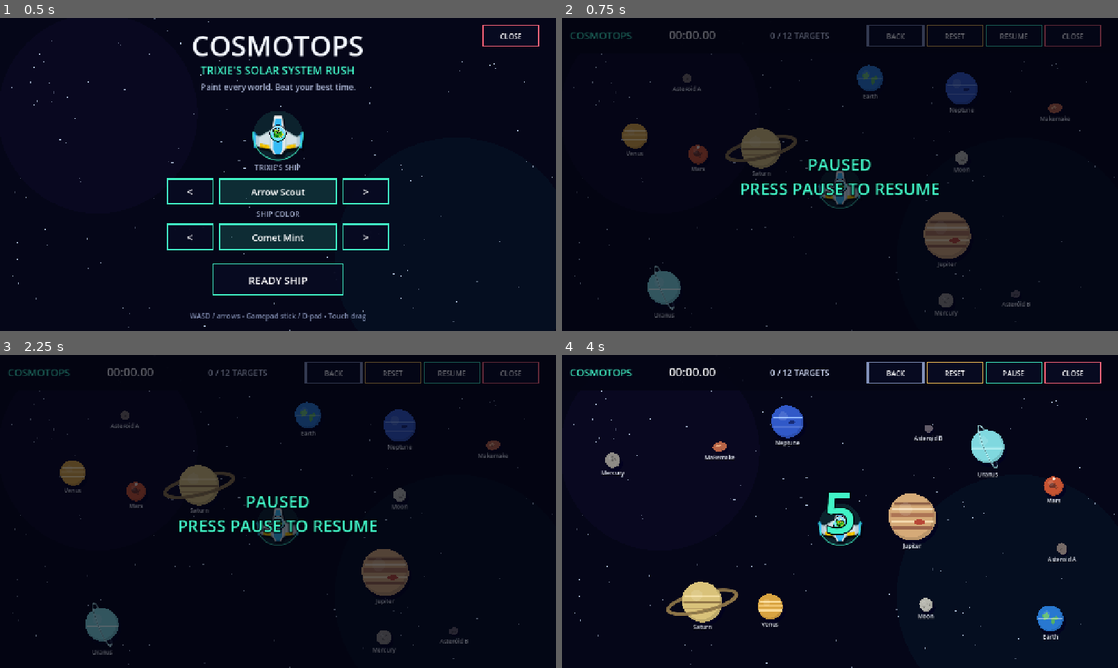
Above: before the commit, frames 1-4 (two rows, left to right).
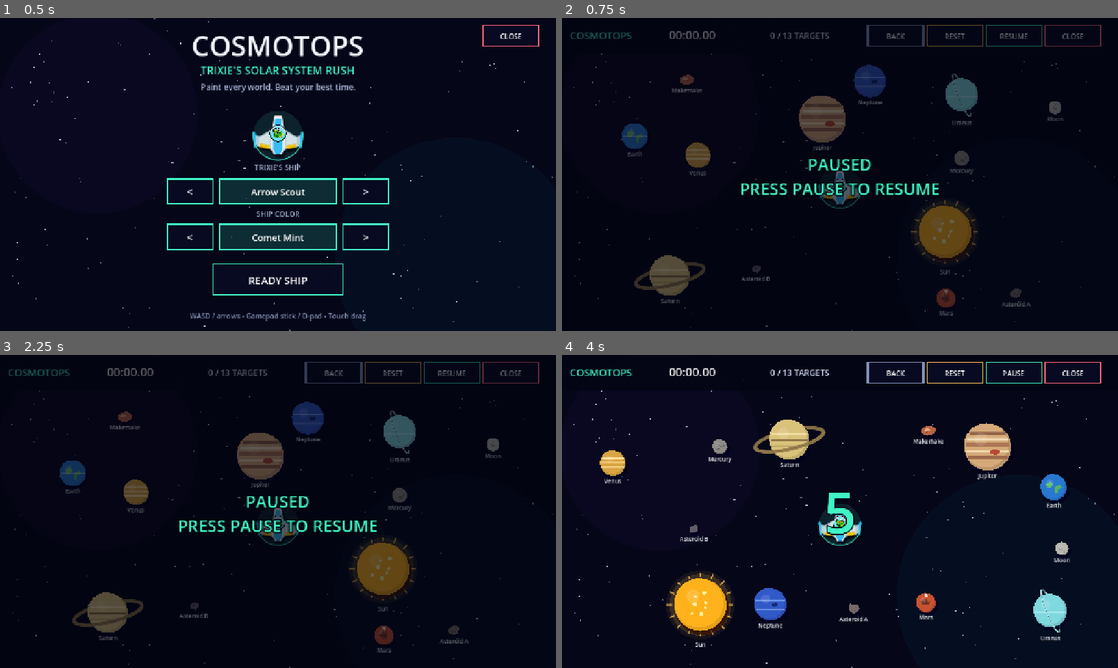
Above: after the commit, the same moments.

Repository: Ceratops-Code/Cosmotops
Game: Godot game, scene res://main.tscn
Same seed, same stepped clock (60 frames per second), same inputs: the game is played once before the commit and once after it.
Inputs (mouse positions are in pixels of both pictures, inside the frame that each line leads up to):
- Up to frame 1 (0.5 s): no input
- Up to frame 2 (0.75 s): tap Enter at 0.5 s; move the mouse to (962, 158) at 0.52 s; hold D from 0.53 s (still down); tap P at 0.6 s; click (962, 158) at 0.67 s
- Up to frame 3 (2.25 s): tap Space at 0.77, 1.25 s; release D at 1.25 s; drag from (166, 527) to (250, 574) at 1.27 s; tap Enter at 2, 2.1 s; move the mouse to (333, 442) at 2.02 s; hold D from 2.03 s (still down)
- Up to frame 4 (4 s): release D at 2.75 s; tap Space at 2.75, 3.77 s; drag from (812, 574) to (673, 464) at 2.77 s; tap Enter at 3.5 s; move the mouse to (1006, 558) at 3.52 s; hold A from 3.53 s (still down); tap R at 3.6 s

Frame 1 is identical in both runs. In frame 2, 6.5% of the frame differs, in the area x 10-92%, y 5-96%; in frame 3, 6.5%; in frame 4, 7.9%, in the area x 6-93%, y 4-94%.

Commit message:
Add Sun and finale shout

Diff:
--- a/scripts/main.gd
+++ b/scripts/main.gd
@@ -17,6 +17,8 @@
 const VIEW_SIZE := Vector2(1280.0, 720.0)
 const SHIP_BOUNDS := Rect2(35.0, 92.0, 1210.0, 590.0)
 const SHIP_START := Vector2(640.0, 390.0)
+const SHOUT_SAMPLE_RATE := 22050
+const SHOUT_DURATION := 1.15
 
 const BACK_BUTTON := Rect2(704.0, 16.0, 128.0, 50.0)
 const RESET_BUTTON := Rect2(840.0, 16.0, 128.0, 50.0)
@@ -72,10 +74,12 @@
 var overlay_shade: ColorRect
 var message_label: Label
 var countdown_label: Label
+var shout_stream: AudioStreamWAV
 
 
 func _ready() -> void:
 	font = ThemeDB.fallback_font
+	shout_stream = _make_shout_stream()
 	_make_stars()
 	_load_best_time()
 	_setup_overlay()
@@ -211,6 +215,7 @@
 func _body_specs() -> Array[Dictionary]:
 	# Radii deliberately compress the real scale while preserving the recognizable hierarchy.
 	return [
+		{"name": "Sun", "radius": 60.0, "style": "sun"},
 		{"name": "Jupiter", "radius": 54.0, "style": "jupiter"},
 		{"name": "Saturn", "radius": 46.0, "style": "saturn"},
 		{"name": "Uranus", "radius": 38.0, "style": "uranus"},
@@ -277,16 +282,18 @@
 			return positions
 	# This irregular layout is reachable only if every randomized packing attempt fails.
 	return [
-		Vector2(150.0, 190.0), Vector2(1010.0, 590.0), Vector2(1130.0, 230.0),
-		Vector2(210.0, 550.0), Vector2(930.0, 170.0), Vector2(390.0, 250.0),
-		Vector2(1120.0, 430.0), Vector2(500.0, 590.0), Vector2(760.0, 185.0),
-		Vector2(315.0, 465.0), Vector2(760.0, 585.0), Vector2(510.0, 145.0),
+		Vector2(150.0, 190.0), Vector2(1010.0, 590.0), Vector2(1110.0, 210.0),
+		Vector2(210.0, 550.0), Vector2(920.0, 180.0), Vector2(390.0, 250.0),
+		Vector2(1120.0, 430.0), Vector2(500.0, 590.0), Vector2(740.0, 180.0),
+		Vector2(320.0, 460.0), Vector2(780.0, 585.0), Vector2(520.0, 145.0),
+		Vector2(680.0, 420.0),
 	]
 
 
 func _layout_extent(spec: Dictionary) -> float:
 	var radius := float(spec["radius"])
 	match String(spec["style"]):
+		"sun": return radius * 1.22
 		"saturn": return radius * 1.75
 		"uranus": return radius * 1.38
 		"makemake": return radius * 1.30
@@ -387,6 +394,8 @@
 
 
 func _on_meteor_impact(planet: Node) -> void:
+	if finale_impacts == 0:
+		_play_shout()
 	if is_instance_valid(planet):
 		planet.explode()
 	finale_impacts += 1
@@ -630,6 +639,45 @@
 	player.play()
 
 
+func _make_shout_stream() -> AudioStreamWAV:
+	# Build a short vowel-like shout in memory so every platform hears the same finale cue.
+	var stream := AudioStreamWAV.new()
+	stream.format = AudioStreamWAV.FORMAT_16_BITS
+	stream.mix_rate = SHOUT_SAMPLE_RATE
+	stream.stereo = false
+	var sample_count := int(SHOUT_DURATION * float(SHOUT_SAMPLE_RATE))
+	var samples := PackedByteArray()
+	samples.resize(sample_count * 2)
+	var phase := 0.0
+	for index in range(sample_count):
+		var time := float(index) / float(SHOUT_SAMPLE_RATE)
+		var progress := time / SHOUT_DURATION
+		var attack := clampf(time / 0.055, 0.0, 1.0)
+		var release := clampf((SHOUT_DURATION - time) / 0.24, 0.0, 1.0)
+		var pitch := lerpf(174.0, 132.0, progress) + sin(time * TAU * 2.2) * 3.5
+		phase += TAU * pitch / float(SHOUT_SAMPLE_RATE)
+		var voice := sin(phase) * 0.58 + sin(phase * 2.0) * 0.20 + sin(phase * 3.0) * 0.10
+		var formants := sin(time * TAU * 720.0) * 0.075 + sin(time * TAU * 1120.0) * 0.045
+		var tremolo := 0.91 + sin(time * TAU * 5.2) * 0.09
+		var value := clampf((voice + formants) * attack * release * tremolo * 0.52, -1.0, 1.0)
+		var pcm := int(round(value * 32767.0))
+		samples[index * 2] = pcm & 0xff
+		samples[index * 2 + 1] = (pcm >> 8) & 0xff
+	stream.data = samples
+	return stream
+
+
+func _play_shout() -> void:
+	if shout_stream == null:
+		return
+	var player := AudioStreamPlayer.new()
+	player.stream = shout_stream
+	player.volume_db = -11.0
+	add_child(player)
+	player.finished.connect(player.queue_free)
+	player.play()
+
+
 func _format_time(value: float) -> String:
 	var minutes := int(floor(value / 60.0))
 	var seconds := fmod(value, 60.0)
--- a/scripts/planet.gd
+++ b/scripts/planet.gd
@@ -30,6 +30,9 @@
 	body_style = new_style
 	seed = new_seed
 	match body_style:
+		"sun":
+			base_color = Color("ffb21c")
+			accent_color = Color("fff2a1")
 		"mercury":
 			base_color = Color("8e8b86")
 			accent_color = Color("c8c1b8")
@@ -164,7 +167,9 @@
 	if ringed:
 		_draw_ring(color, false)
 
-	if body_style.begins_with("asteroid"):
+	if body_style == "sun":
+		_draw_sun(color)
+	elif body_style.begins_with("asteroid"):
 		_draw_asteroid(color)
 	elif body_style == "makemake":
 		_draw_makemake(color)
@@ -206,6 +211,25 @@
 	draw_circle(Vector2(-radius * 0.29, -radius * 0.34), radius * 0.28, Color(1.0, 1.0, 1.0, 0.12))
 
 
+func _draw_sun(color: Color) -> void:
+	var glow_color := color.lightened(0.24)
+	draw_circle(Vector2.ZERO, radius + 19.0, Color(glow_color, 0.07))
+	draw_circle(Vector2.ZERO, radius + 11.0, Color(glow_color, 0.15))
+	for index in range(16):
+		var angle := TAU * float(index) / 16.0 + pulse_time * 0.08
+		var ray_start := Vector2.from_angle(angle) * (radius + 5.0)
+		var ray_length := radius + 14.0 + sin(pulse_time * 2.4 + float(index)) * 3.0
+		draw_line(ray_start, Vector2.from_angle(angle) * ray_length, Color(glow_color, 0.76), 3.0, true)
+	draw_circle(Vector2(4.0, 7.0), radius + 2.0, Color(0.20, 0.05, 0.0, 0.72))
+	draw_circle(Vector2.ZERO, radius, color.darkened(0.10))
+	draw_circle(Vector2(-radius * 0.06, -radius * 0.07), radius * 0.94, color)
+	for index in range(7):
+		var spot_angle := TAU * float(index) / 7.0 + float(seed % 13) * 0.09
+		var spot_position := Vector2.from_angle(spot_angle) * radius * (0.22 + float(index % 3) * 0.13)
+		draw_circle(spot_position, radius * (0.055 + float(index % 2) * 0.025), _surface_color(accent_color, 0.18))
+	draw_circle(Vector2(-radius * 0.28, -radius * 0.33), radius * 0.25, Color(1.0, 1.0, 1.0, 0.16))
+
+
 func _draw_band(y: float, thickness: float, color: Color) -> void:
 	var half_width := sqrt(maxf(0.0, radius * radius - y * y)) * 0.92
 	draw_line(Vector2(-half_width, y), Vector2(half_width, y), color, maxf(1.0, thickness), true)
@@ -293,6 +317,8 @@
 
 func _draw_label() -> void:
 	var half_height := radius
+	if body_style == "sun":
+		half_height = radius + 20.0
 	if ringed:
 		half_height = maxf(half_height, absf(ring_rx * sin(ring_angle)) + absf(ring_ry * cos(ring_angle)))
 	var label_y := half_height + 18.0
